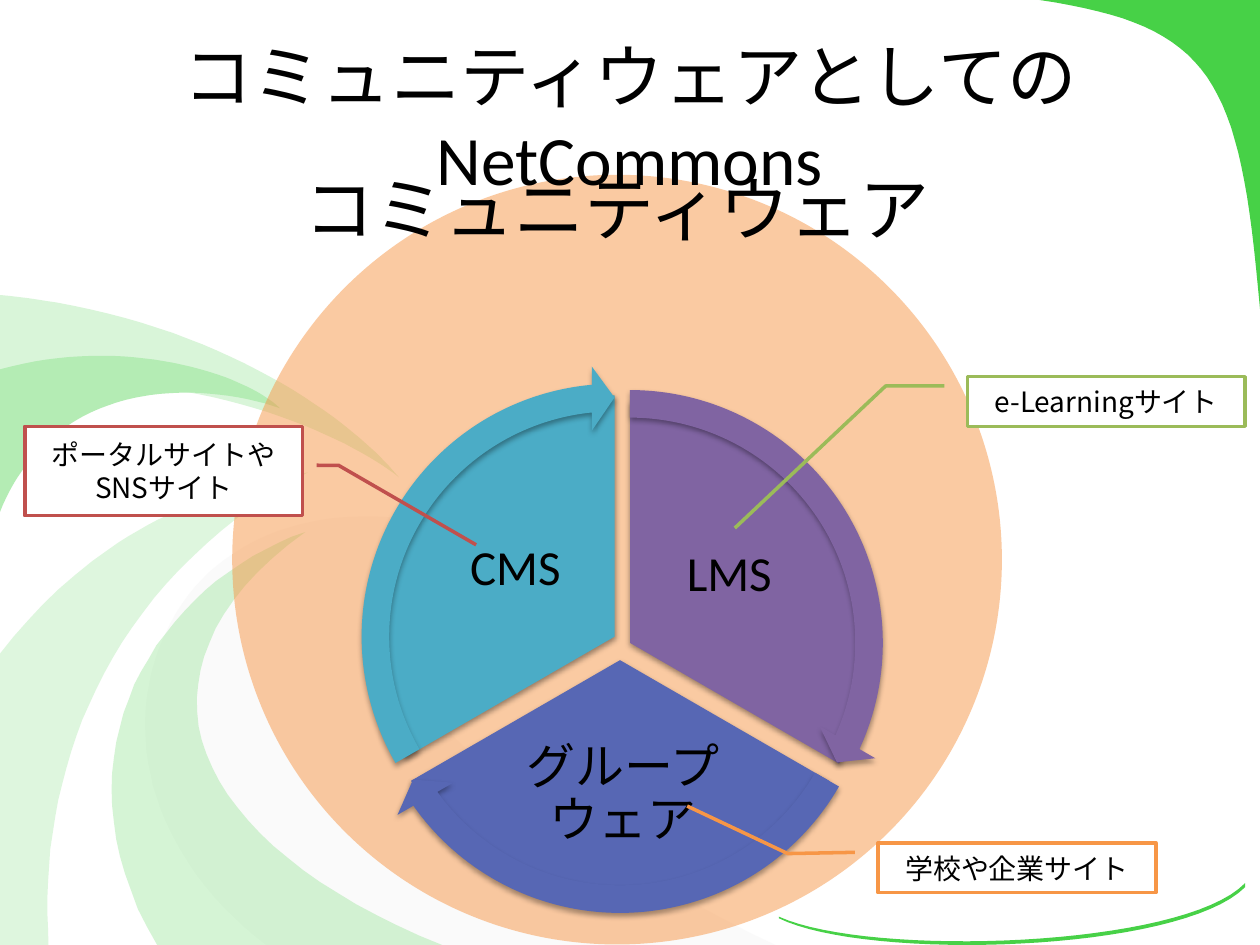
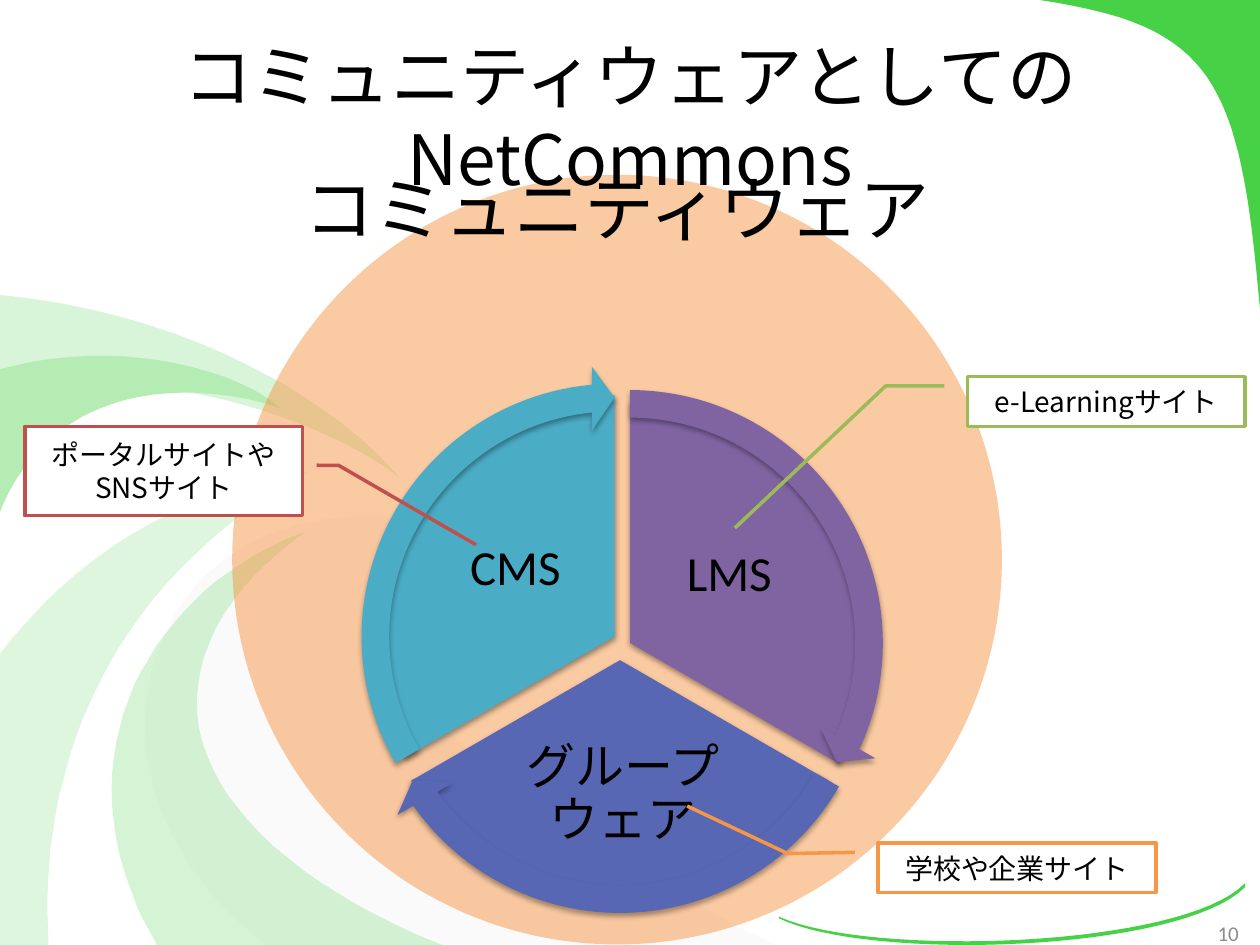
Before and after one commit to kotaro0717/Report-Management, a slide deck: slide 10 of PowerPoint/report_hokada.pptx (slide 2 before the commit). Drawn at 1260x945 pixels with LibreOffice and Linux fonts; fonts in the diff are those of the drawing. Boxes give left, top, right and bottom in pixels: in the first picture for what was removed or moved away, otherwise in the second. Text is boxed around its words. In the diff, an @@ line names an element or a change of style, - is before the commit and + after.

```diff
--- a/PowerPoint/report_hokada.pptx
+++ b/PowerPoint/report_hokada.pptx
@@ title "コミュニティウェアとしてのNetCommons" at [183,46,1076,202]: font Calibri to Noto Sans CJK JP @@
@@ page number added at [1218,927,1239,941], 12 pt, text #8C8C8C @@
+10
```
Also in this commit, not shown: 16 other slides changed, 10 slides added, 1 slide removed, 1 other file.
